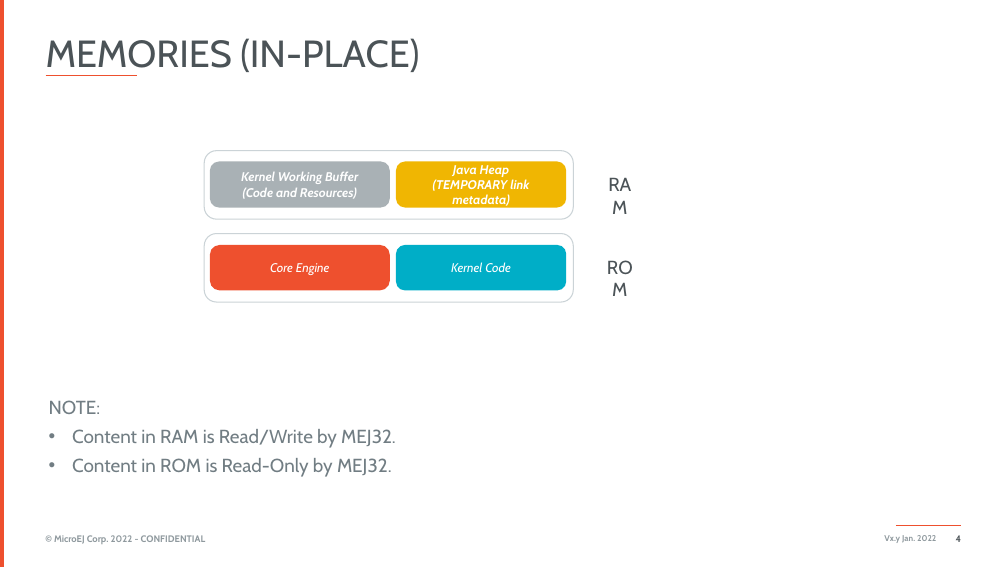
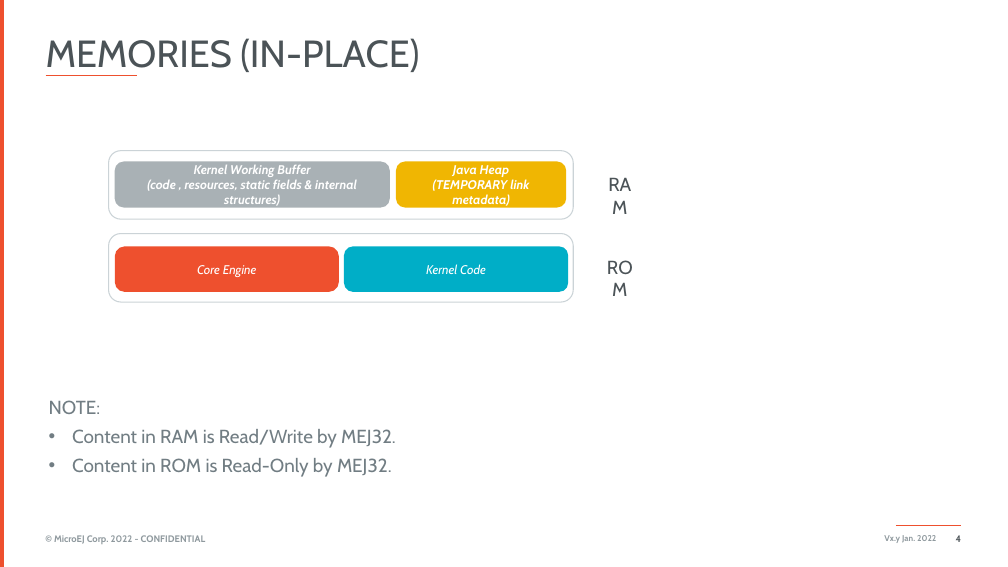
Before and after one commit to MicroEJ/docs, a slide deck: slide 4 of VEEPortingGuide/multisandbox.pptx. Drawn at 1008x567 pixels with LibreOffice and Linux fonts; fonts in the diff are those of the drawing; background and template pictures are left out. Boxes give left, top, right and bottom in pixels: in the first picture for what was removed or moved away, otherwise in the second. Text is boxed around its words. In the diff, an @@ line names an element or a change of style, - is before the commit and + after.

```diff
--- a/VEEPortingGuide/multisandbox.pptx
+++ b/VEEPortingGuide/multisandbox.pptx
@@ rounded rectangle: place and size @@
-rounded rectangle at [204, 150, 573, 219]
+rounded rectangle at [109, 150, 574, 219]
@@ rounded rectangle "Kernel Working Buffer": place and size @@
-rounded rectangle "Kernel Working Buffer" at [210, 162, 390, 208]
+rounded rectangle "Kernel Working Buffer" at [115, 162, 390, 208]
@@ text in rounded rectangle at [147, 180, 357, 206]: text changed @@
-(Code and Resources)
+(code , resources, static fields & internal structures)
@@ rounded rectangle: place and size @@
-rounded rectangle at [204, 234, 573, 302]
+rounded rectangle at [109, 234, 574, 302]
@@ rounded rectangle "Core Engine": place and size @@
-rounded rectangle "Core Engine" at [210, 245, 390, 290]
+rounded rectangle "Core Engine" at [115, 247, 339, 292]
@@ rounded rectangle "Kernel Code": place and size @@
-rounded rectangle "Kernel Code" at [396, 245, 566, 290]
+rounded rectangle "Kernel Code" at [344, 247, 569, 292]
```
Also in this commit, not shown: 2 other files.
